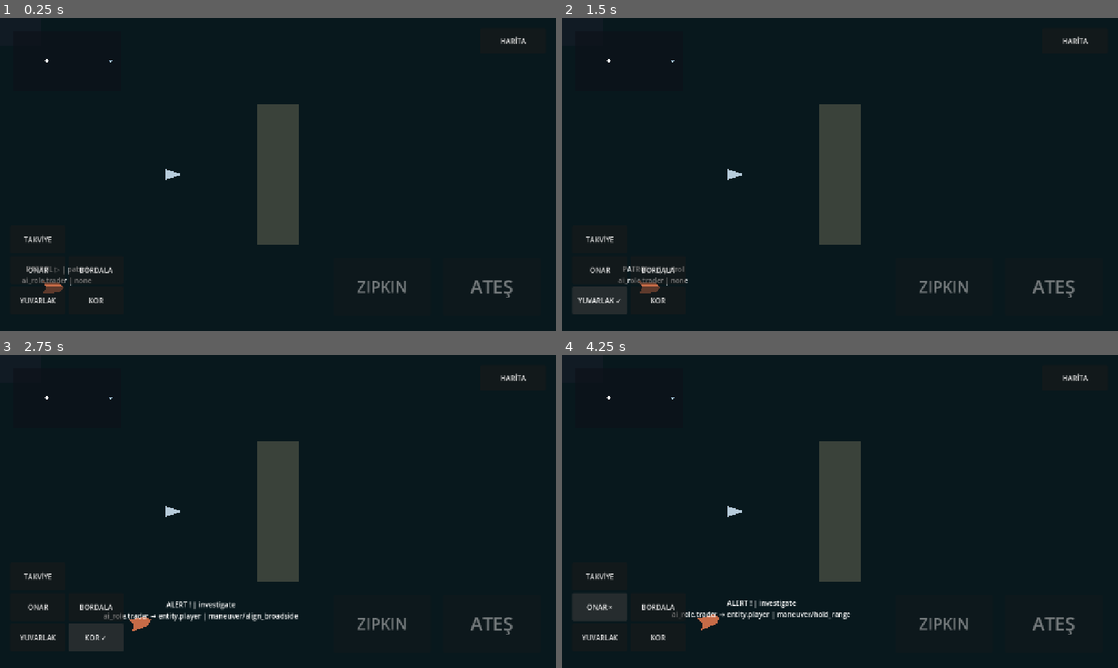
Above: before the commit, frames 1-4 (two rows, left to right).
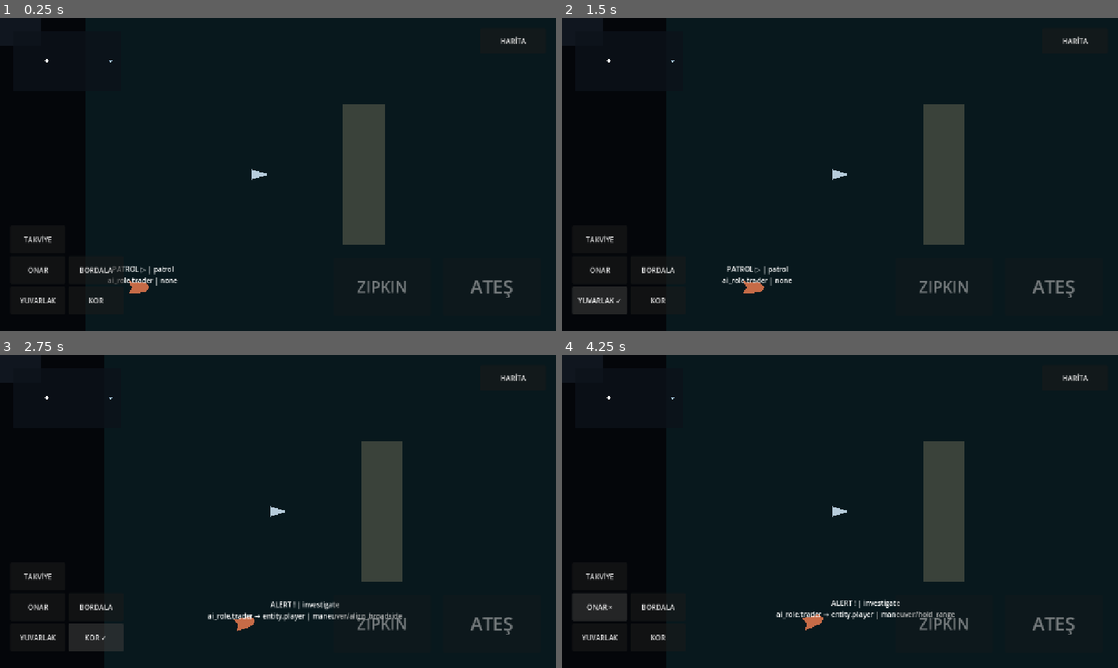
Above: after the commit, the same moments.

Repository: TheOsmanYILDIRIM/SeaCraft
Game: Godot game, scene res://src/presentation/bootstrap.tscn
The game is run twice, just before and just after one commit, with the same random seed, the same clock (stepped at 60 frames per second) and the same inputs.
Inputs:
- Up to frame 1 (0.25 s): no input
- Up to frame 2 (1.5 s): click "YUVARLAK" at 0.5 s; click "YUVARLAK ✓" at 1.25 s
- Up to frame 3 (2.75 s): click "KOR" at 2 s
- Up to frame 4 (4.25 s): click "KOR ✓" at 2.75 s; click "ONAR" at 3.5 s

The runs differ from the first frame. In frame 1, 7.5% of the frame differs, in the area x 4-70%, y 27-88%; in frame 2, 7.4%; in frame 3, 7.9%, in the area x 18-73%, y 27-89%; in frame 4, 7.9%.

Commit message:
fix(android): bind serialized camera before routing world touch

Diff:
--- a/src/presentation/bootstrap.gd
+++ b/src/presentation/bootstrap.gd
@@ -410,6 +410,12 @@
 
 
 func _ui_captures_touch(screen_position: Vector2) -> bool:
+	# Keep the debug copy button reachable without giving its entire layer world-input ownership.
+	if ANDROID_TRACE.enabled():
+		var button: Button = ANDROID_TRACE.copy_button
+		if is_instance_valid(button) and button.is_visible_in_tree() and button.get_global_rect().has_point(screen_position):
+			ANDROID_TRACE.record("ui_hit", "path=%s" % button.get_path())
+			return true
 	return _control_tree_captures_touch($UI, screen_position)
 
 
--- a/tests/unit/test_bootstrap.gd
+++ b/tests/unit/test_bootstrap.gd
@@ -87,3 +87,48 @@
 	assert_false(scene._ui_captures_touch(Vector2(800.0, 500.0)))
 
 # Android world-input regression sentinel: hidden UI descendants must never capture world touch.
+
+
+func test_packed_bootstrap_routes_native_tap_to_player_motor() -> void:
+	# Instantiate the shipped scene: constructing a controller and assigning a
+	# camera in test code cannot detect a lost serialized export property.
+	var viewport := SubViewport.new()
+	viewport.size = Vector2i(1600, 720)
+	viewport.world_2d = World2D.new()
+	add_child_autofree(viewport)
+	var scene := BOOTSTRAP_SCENE.instantiate()
+	var controller := scene.get_node("InputController") as GameplayInputController
+	var camera := scene.get_node("GameplayCamera") as GameplayCamera
+	var motor := scene.get_node("ShipMotor") as ShipMotor
+	assert_eq(controller.camera_path, NodePath("../GameplayCamera"))
+	assert_eq(camera.follow_target_path, NodePath("../BoatMarker"))
+	viewport.add_child(scene)
+	assert_eq(controller._camera, camera)
+	assert_eq(camera._follow_target, scene.get_node("BoatMarker"))
+	assert_not_null(scene.active_sector())
+	if scene.active_sector() == null:
+		return
+
+	motor.cancel_target()
+	motor.velocity = Vector2.ZERO
+	var start := motor.global_position
+	var tap := Vector2.ZERO
+	for offset in [Vector2(240, 0), Vector2(-240, 0), Vector2(0, 240), Vector2(0, -240)]:
+		var screen := camera.world_to_screen_position(start + offset)
+		if viewport.get_visible_rect().has_point(screen) and not scene._ui_captures_touch(screen) and scene._target_at(camera.screen_to_world_position(screen)).is_empty():
+			tap = screen
+			break
+	assert_ne(tap, Vector2.ZERO, "fixture must provide a visible empty-water tap")
+	if tap == Vector2.ZERO:
+		return
+	var press := InputEventScreenTouch.new()
+	press.position = tap
+	press.pressed = true
+	controller._input(press)
+	var release := InputEventScreenTouch.new()
+	release.position = tap
+	controller._input(release)
+	assert_true(motor.has_target(), "native tap must reach Bootstrap's ShipMotor")
+	for frame in range(12):
+		await get_tree().physics_frame
+	assert_gt(motor.global_position.distance_to(start), 0.1, "player position must change in physics")
Not shown: 1 places in src/presentation/bootstrap.tscn that only renumber resources
